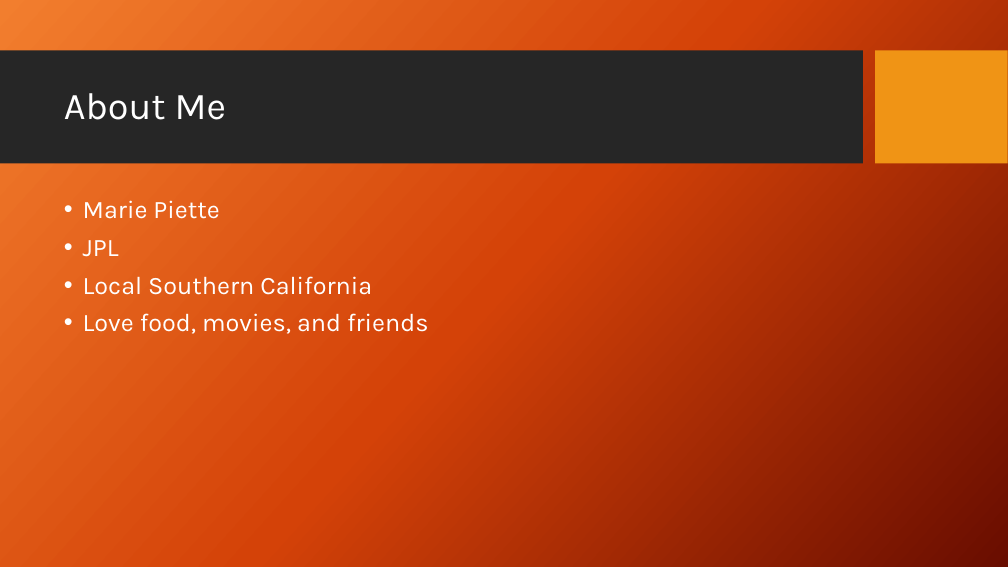
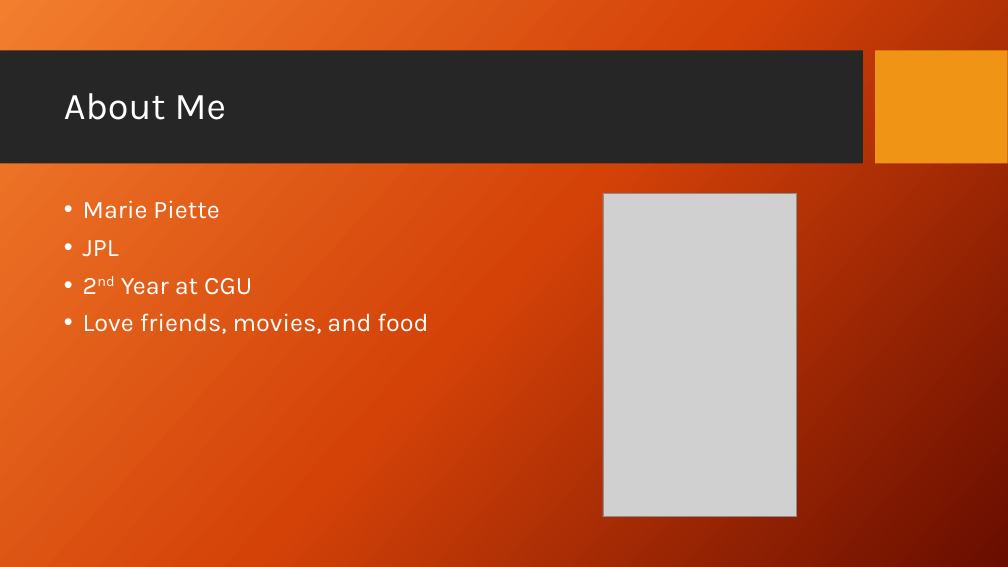
Before and after one commit to mypiette/ISTFinalProject, a slide deck: slide 3 of FinalProjectPresentation.pptx. Drawn at 1008x567 pixels with LibreOffice and Linux fonts; fonts in the diff are those of the drawing; grey boxes stand for pictures; background and template pictures are left out. Boxes give left, top, right and bottom in pixels: in the first picture for what was removed or moved away, otherwise in the second. Text is boxed around its words. In the diff, an @@ line names an element or a change of style, - is before the commit and + after.

```diff
--- a/FinalProjectPresentation.pptx
+++ b/FinalProjectPresentation.pptx
@@ picture added at [603,194,797,517] @@
@@ text at [83,278,428,334]: text changed @@
-• Local Southern California
-• Love food, movies, and friends
+• 2nd Year at CGU
+• Love friends, movies, and food
```
Also in this commit, not shown: 3 other slides changed, 3 other files.
